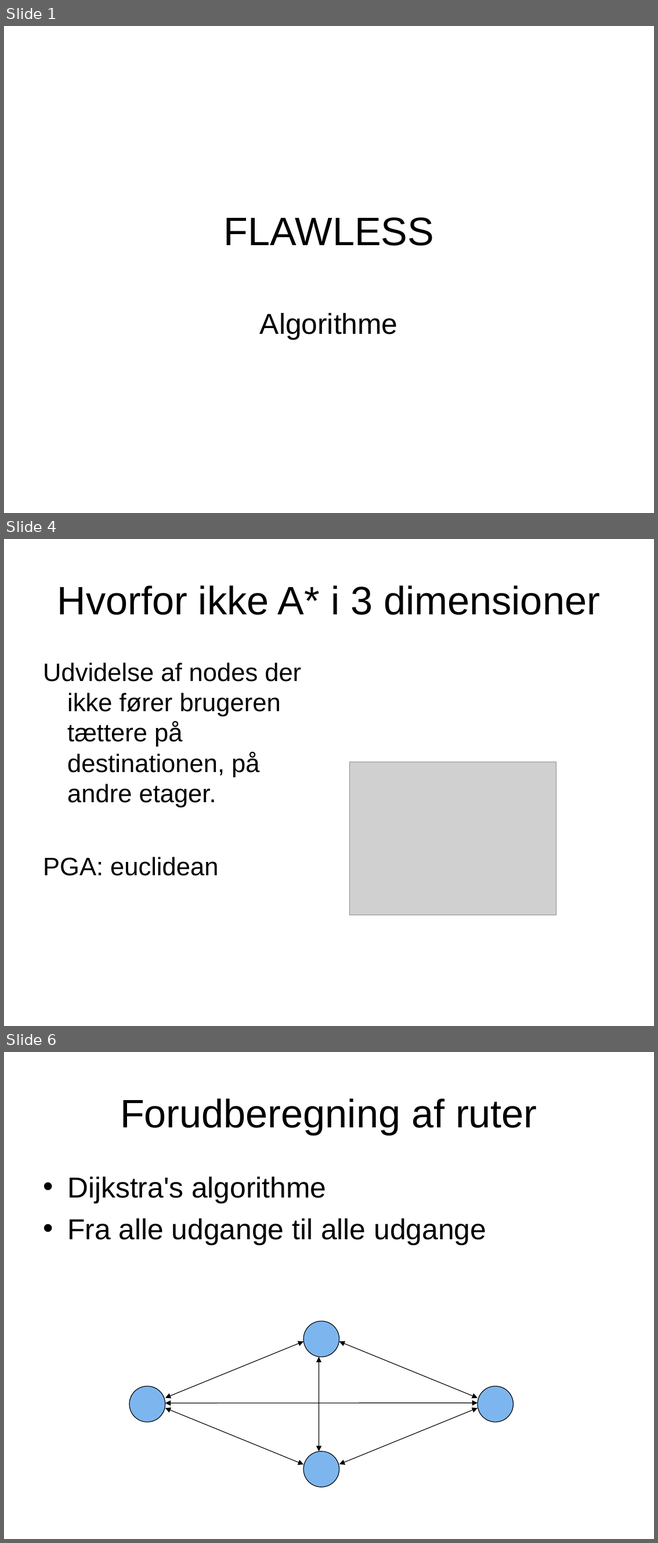
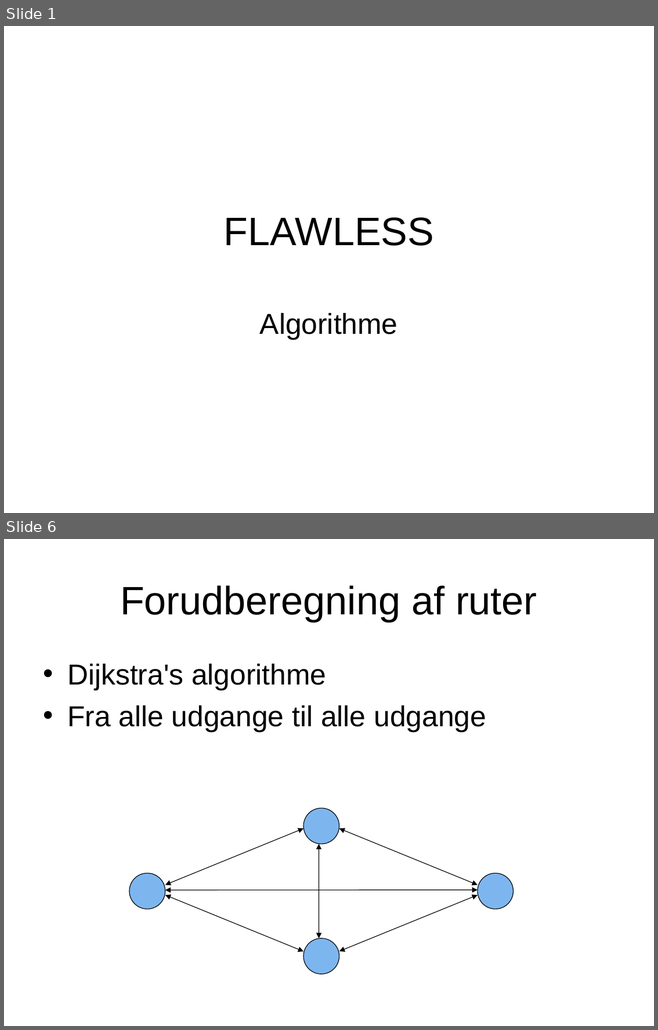
Before and after one commit to zanderdk/P1, a slide deck: FLAWLESS-Algorithme.ppt. Shown one above the other, each under a label of ours: slides 1, 4 and 6 before the commit, slides 1 and 6 after it; the slides between them are not shown. The pictures are 658x1543 and 658x1030 pixels, drawn with LibreOffice and Linux fonts; fonts in the diff are those of the drawing; grey boxes stand for pictures. Boxes give left, top, right and bottom in pixels: in the first picture for what was removed or moved away, otherwise in the second. Text is boxed around its words. In the diff, an @@ line names an element or a change of style, - is before the commit and + after.

```diff
--- a/FLAWLESS-Algorithme.ppt
+++ b/FLAWLESS-Algorithme.ppt
@@ slide 4 removed at [4,539,654,1026], background #FFFFFF @@
@@ title removed at [57,585,600,615] @@
-Hvorfor ikke A* i 3 dimensioner
@@ text removed at [43,663,301,876] @@
-Udvidelse af nodes der ikke fører brugeren tættere på destinationen, på andre etager.
-PGA: euclidean
@@ picture removed at [350,762,556,915] @@
```
Also in this commit, not shown: 1 slide changed, 5 slides added, 2 other slides removed.
